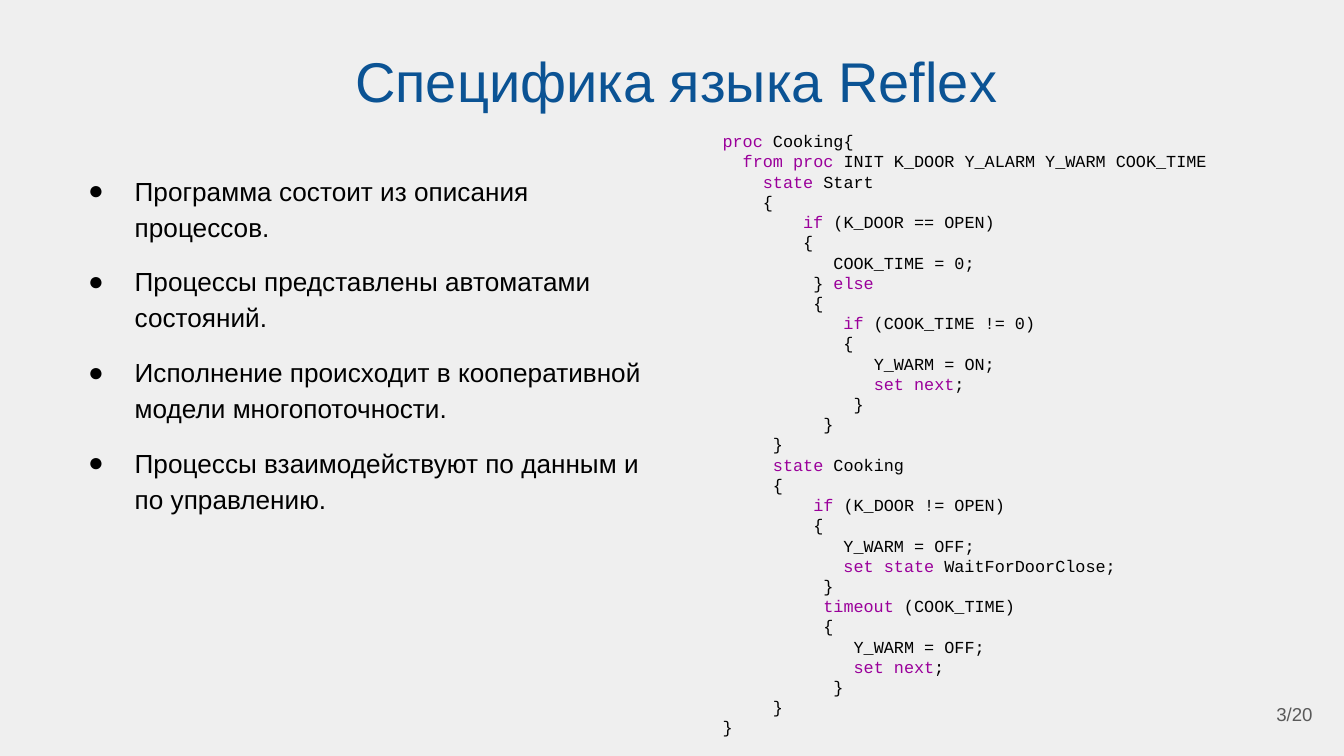
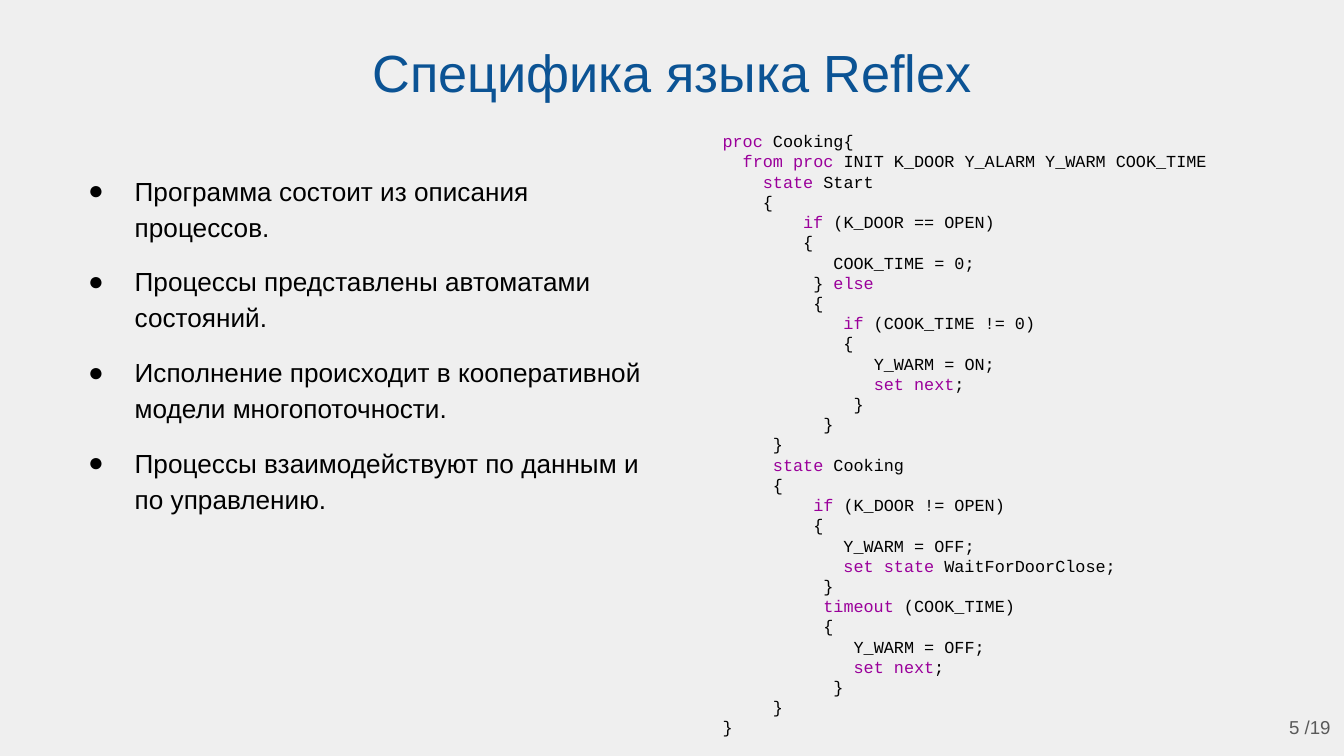
Before and after one commit to Belenkaia/Diagram-visualisation, a slide deck: slide 5 of презентации/МНСК_2.pptx (slide 3 before the commit). Drawn at 1344x756 pixels with LibreOffice and Linux fonts; fonts in the diff are those of the drawing. Boxes give left, top, right and bottom in pixels: in the first picture for what was removed or moved away, otherwise in the second. Text is boxed around its words. In the diff, an @@ line names an element or a change of style, - is before the commit and + after.

```diff
--- a/презентации/МНСК_2.pptx
+++ b/презентации/МНСК_2.pptx
@@ title "Специфика языка Reflex" moved from (x1=355, y1=61, x2=997, y2=112) to (x1=373, y1=54, x2=972, y2=102) @@
@@ title "Специфика языка Reflex" at (x1=373, y1=54, x2=972, y2=102): size 30 to 28 pt @@
@@ page number removed at (x1=1276, y1=707, x2=1312, y2=721) @@
-3/20
@@ page number added at (x1=1289, y1=720, x2=1331, y2=734), 10 pt, text #595959 @@
+5 /19
```
Also in this commit, not shown: 14 other slides changed, 4 slides added, 33 other files.
